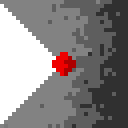
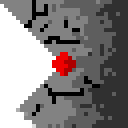
Layer changes from the first (128, 128) image to the second:
added layer "tu2" above "tu" over (0, 0, 100, 128)
renamed "t0" to "tu", hid it over (0, 0, 100, 128)
